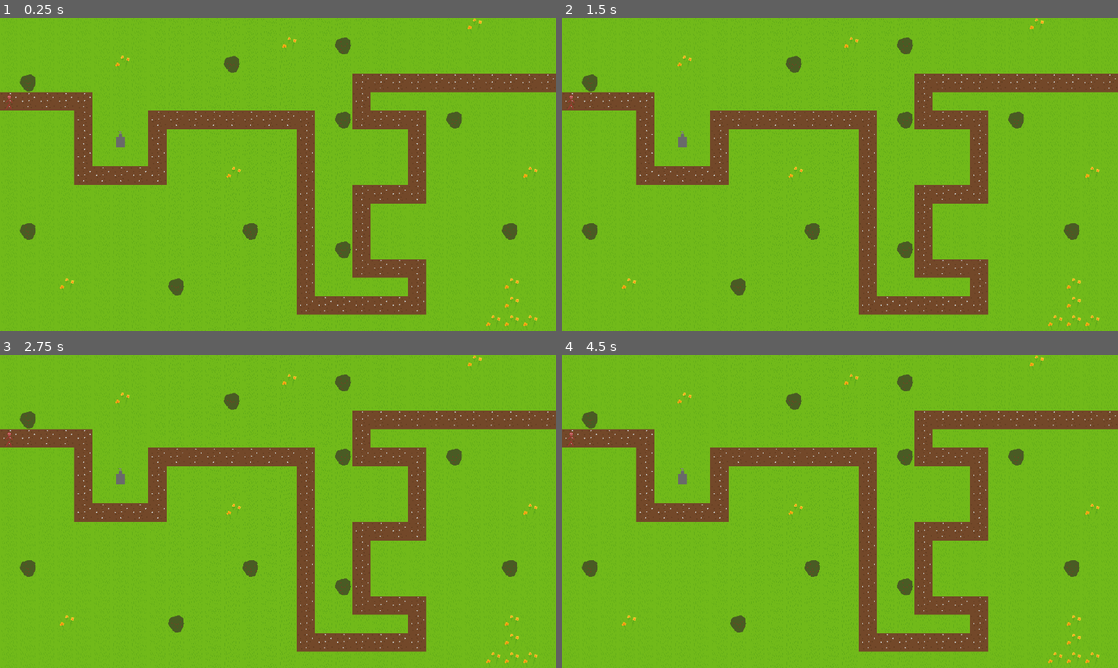
Above: before the commit, frames 1-4 (two rows, left to right).
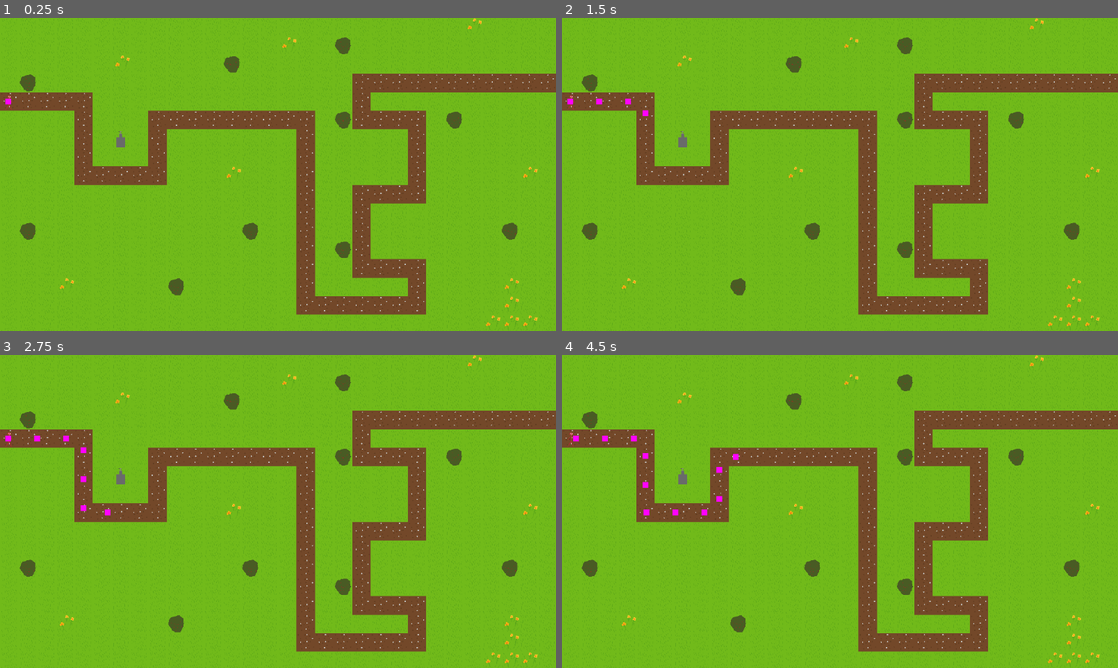
Above: after the commit, the same moments.

Repository: frikil/WiezeBroniace
Game: Godot game, scene res://scenes/levels/main_scene.tscn
Two runs of this game, one before a commit and one after it. Both use one fixed random seed, a clock stepped at 60 frames per second and the inputs below.
Inputs:
- Up to frame 1 (0.25 s): no input
- Up to frame 2 (1.5 s): tap Enter at 0.5 s
- Up to frame 3 (2.75 s): no input
- Up to frame 4 (4.5 s): no input

The runs differ from the first frame. In frame 1, 0.9% of the frame differs, in the area x 0-100%, y 0-99%; in frame 2, 1.0%; in frame 3, 1.1%; in frame 4, 1.2%.

Commit message:
base spawner

Diff:
--- a/project.godot
+++ b/project.godot
@@ -17,9 +17,6 @@
 
 [display]
 
-window/size/viewport_width=1920
-window/size/viewport_height=1080
-window/size/mode=2
 window/stretch/mode="viewport"
 
 [layer_names]
--- /dev/null
+++ b/resources/wave.gd
@@ -0,0 +1,5 @@
+extends Resource
+class_name waveResource
+
+## x = type, y = ammount
+@export var wave : PackedVector2Array
--- /dev/null
+++ b/resources/waveResource.tres
@@ -0,0 +1,7 @@
+[gd_resource type="Resource" script_class="waveResource" load_steps=2 format=3 uid="uid://bvrvglnrqoork"]
+
+[ext_resource type="Script" path="res://resources/wave.gd" id="1_465hl"]
+
+[resource]
+script = ExtResource("1_465hl")
+wave = PackedVector2Array()
--- a/scenes/entities/base_enemy.tscn
+++ b/scenes/entities/base_enemy.tscn
@@ -8,6 +8,7 @@
 [sub_resource type="RectangleShape2D" id="RectangleShape2D_vhbqb"]
 
 [node name="BaseEnemy" type="PathFollow2D"]
+z_index = 20
 rotates = false
 loop = false
 script = ExtResource("1_f6ufm")
--- a/scenes/entities/scripts/base_enemy.gd
+++ b/scenes/entities/scripts/base_enemy.gd
@@ -8,7 +8,7 @@
 signal EndOfPath(damage)
 
 func _process(delta):
-	progress += speed * delta
+	progress += speed * delta * 60
 	if progress_ratio == 1:
 		dealDamage(health)
 		emit_signal("EndOfPath", health)
--- a/scenes/levels/main_scene.tscn
+++ b/scenes/levels/main_scene.tscn
@@ -1,14 +1,25 @@
-[gd_scene load_steps=8 format=3 uid="uid://xrm2er0gekb4"]
+[gd_scene load_steps=12 format=3 uid="uid://ru3v282aavki"]
 
 [ext_resource type="Script" path="res://scenes/levels/wave_script.gd" id="1_ffhj3"]
 [ext_resource type="Texture2D" uid="uid://cheo7c7r7ax3g" path="res://textures/terrain_textures.png" id="2_hb67e"]
+[ext_resource type="Script" path="res://resources/wave.gd" id="2_susf2"]
 [ext_resource type="Texture2D" uid="uid://d2jwspvygipo6" path="res://textures/entities_textures.png" id="3_e2ukw"]
+[ext_resource type="PackedScene" uid="uid://p2cp4t8spvsi" path="res://scenes/entities/base_enemy.tscn" id="3_kym1t"]
 
 [sub_resource type="Curve2D" id="Curve2D_1ihur"]
+bake_interval = 10.0
 _data = {
-"points": PackedVector2Array(0, 0, 0, 0, 1.19316, 301.244)
+"points": PackedVector2Array(0, 0, 0, 0, -32, 288, 0, 0, 0, 0, 288, 288, 0, 0, 0, 0, 288, 544, 0, 0, 0, 0, 544, 544, 0, 0, 0, 0, 544, 352, 0, 0, 0, 0, 1056, 352, 0, 0, 0, 0, 1056, 992, 0, 0, 0, 0, 1440, 992, 0, 0, 0, 0, 1440, 864, 0, 0, 0, 0, 1248, 864, 0, 0, 0, 0, 1248, 608, 0, 0, 0, 0, 1440, 608, 0, 0, 0, 0, 1440, 352, 0, 0, 0, 0, 1248, 352, 0, 0, 0, 0, 1248, 224, 0, 0, 0, 0, 1952, 224)
 }
-point_count = 1
+point_count = 16
+
+[sub_resource type="Resource" id="Resource_22qai"]
+script = ExtResource("2_susf2")
+wave = PackedVector2Array(1, 10, 2, 5, 1, 4)
+
+[sub_resource type="Resource" id="Resource_41u0y"]
+script = ExtResource("2_susf2")
+wave = PackedVector2Array()
 
 [sub_resource type="TileSetAtlasSource" id="TileSetAtlasSource_3176w"]
 texture = ExtResource("2_hb67e")
@@ -31,15 +42,24 @@
 
 [node name="MainScene" type="Node"]
 
+[node name="waveCooldownTimer" type="Timer" parent="."]
+unique_name_in_owner = true
+wait_time = 0.4
+one_shot = true
+
 [node name="Path" type="Path2D" parent="."]
-position = Vector2(0, -128.059)
-scale = Vector2(1.67622, 1.98529)
+scale = Vector2(0.6, 0.6)
 curve = SubResource("Curve2D_1ihur")
 script = ExtResource("1_ffhj3")
+wave_controller = Array[ExtResource("2_susf2")]([SubResource("Resource_22qai"), SubResource("Resource_41u0y")])
+
+[node name="BaseEnemy" parent="Path" instance=ExtResource("3_kym1t")]
+position = Vector2(-32, 288)
 
 [node name="TileMap" type="TileMap" parent="."]
 texture_filter = 1
 texture_repeat = 1
+scale = Vector2(0.6, 0.6)
 tile_set = SubResource("TileSet_swh06")
 format = 2
 layer_0/name = "BackGround"
--- a/scenes/levels/wave_script.gd
+++ b/scenes/levels/wave_script.gd
@@ -1,10 +1,24 @@
 extends Path2D
 
+var base_enemy = preload("res://scenes/entities/base_enemy.tscn")
+
+## Controlls amount of waves
+@export var wave_controller : Array[waveResource]
+
+@onready var timer = %waveCooldownTimer
+
+var wave_counter : int
+var enemy_can_spawn : bool
 
 func _ready():
-	pass # Replace with function body.
+	wave_counter = 0
+	var enemy_can_spawn = false
+	start()
 
+func _process(delta):
+	if timer.time_left == 0:
+		add_child(base_enemy.instantiate())
+		timer.start()
 
-# Called every frame. 'delta' is the elapsed time since the previous frame.
-func _process(delta):
-	pass
+func start():
+	timer.start()
